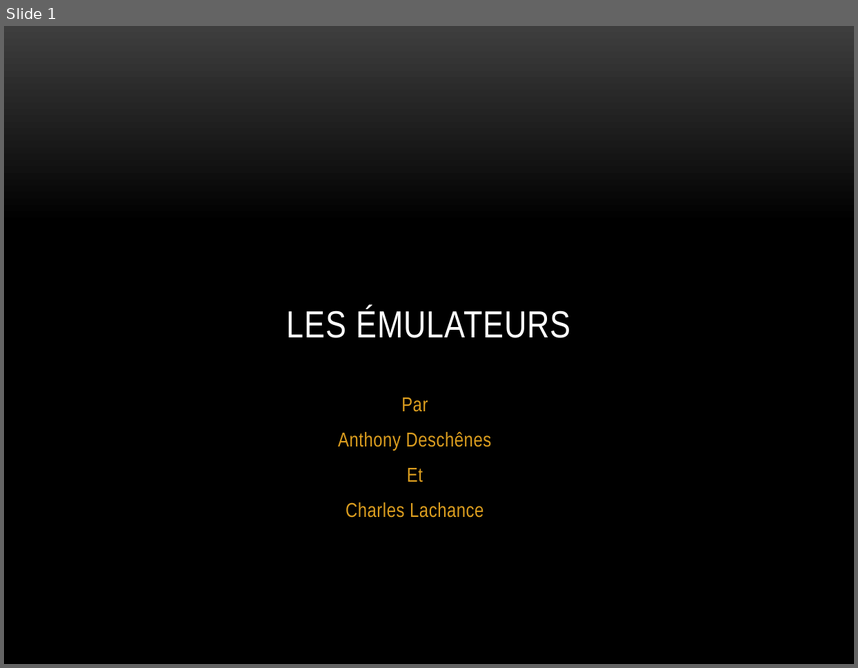
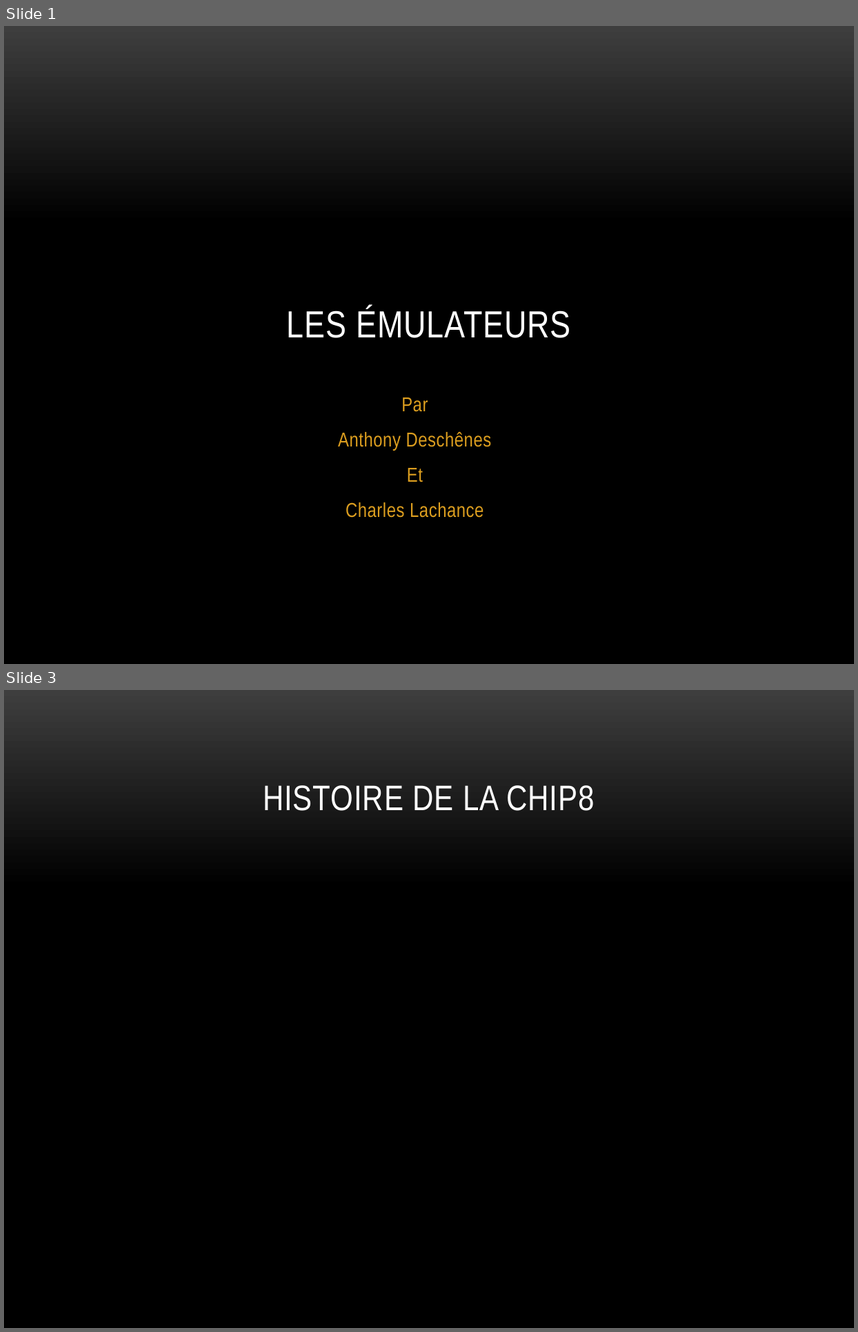
Before and after one commit to charlesfire/Chip-8_Disassembler, a slide deck: SERTP2.pptx. Shown one above the other, each under a label of ours: slide 1 before the commit, slides 1 and 3 after it; the slides between them are not shown. The pictures are 858x668 and 858x1332 pixels, drawn with LibreOffice and Linux fonts; fonts in the diff are those of the drawing; background and template pictures are left out. Boxes give left, top, right and bottom in pixels: in the first picture for what was removed or moved away, otherwise in the second. Text is boxed around its words. In the diff, an @@ line names an element or a change of style, - is before the commit and + after.

```diff
--- a/SERTP2.pptx
+++ b/SERTP2.pptx
@@ slide 3 added at <box>4,690,854,1328</box>, background picture (left out) @@
@@ title added at <box>263,785,594,811</box>, 30 pt, text #FFFFFF @@
+HISTOIRE DE LA CHIP8
```
Also in this commit, not shown: 1 slide changed, 10 other slides added.
